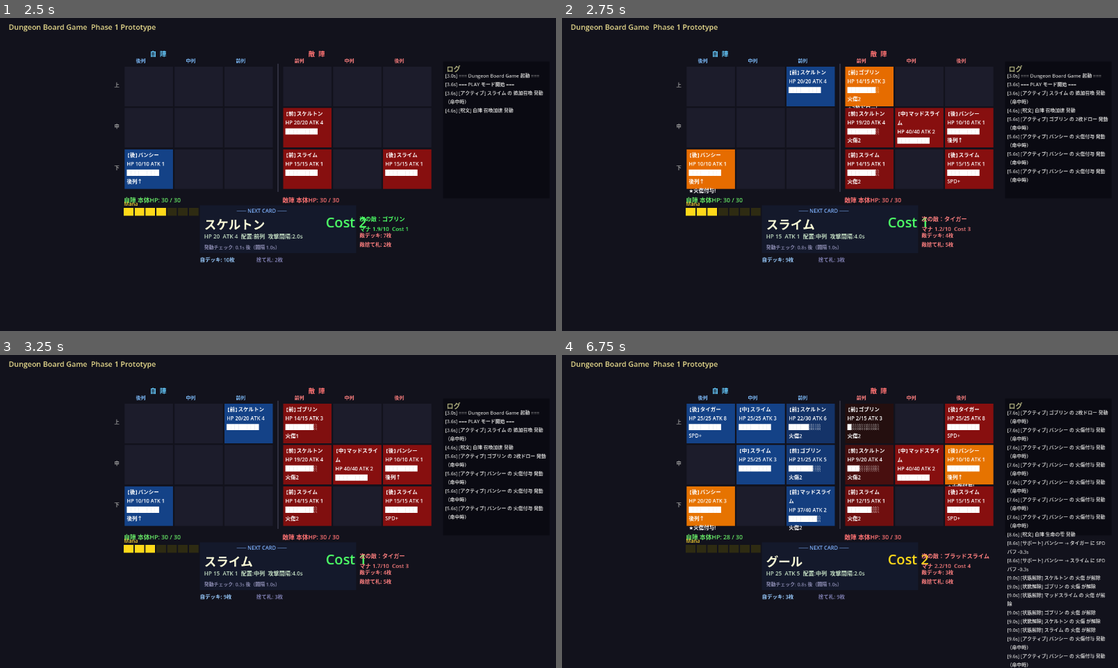
Above: before the commit, frames 1-4 (two rows, left to right).
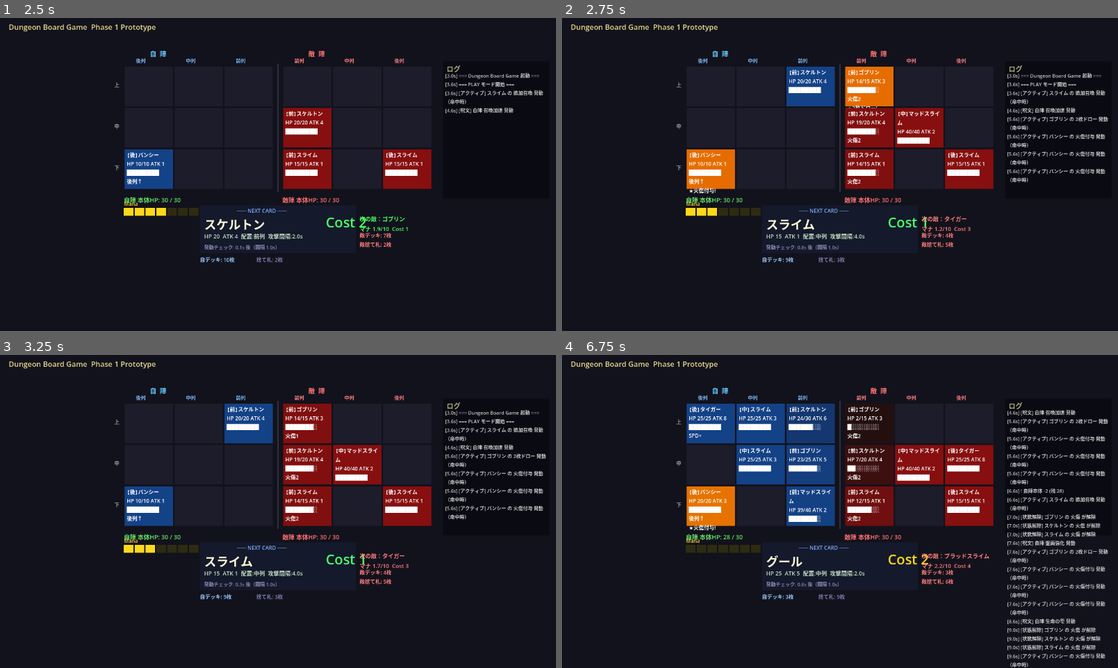
Above: after the commit, the same moments.

Repository: kazumak334-create/dungeon-board-game
Game: Godot game, scene res://scenes/Main.tscn
The game is run twice, just before and just after one commit, with the same random seed, the same clock (stepped at 60 frames per second) and the same inputs.
Inputs (mouse positions are in pixels of both pictures, inside the frame that each line leads up to):
- Up to frame 1 (2.5 s): click "PLAY" at 0.5 s; tap Enter at 1.25 s; move the mouse to (400, 158) at 1.27 s; click (400, 158) at 1.42 s; tap Space at 2 s; drag from (166, 190) to (250, 237) at 2.02 s
- Up to frame 2 (2.75 s): no input
- Up to frame 3 (3.25 s): move the mouse to (333, 442) at 2.77 s; click (333, 442) at 2.92 s
- Up to frame 4 (6.75 s): tap Enter at 3.5 s; drag from (812, 574) to (673, 464) at 3.52 s; move the mouse to (1006, 558) at 4.27 s; click (1006, 558) at 4.42 s; drag from (673, 464) to (756, 433) at 5.02 s; move the mouse to (867, 511) at 5.77 s; click (867, 511) at 5.92 s; tap Space at 6.5 s; drag from (756, 433) to (728, 527) at 6.52 s

Frame 1 is identical in both runs. In frame 2, 1.1% of the frame differs, in the area x 68-78%, y 28-53%; in frame 3, 1.1%; in frame 4, 6.1%, in the area x 40-99%, y 15-95%.

Commit message:
fix: place_unitを1行抽選に変更（空き→配置、埋まり→合成or召喚失敗）
Co-Authored-By: Claude Opus 4.6 (1M context) <noreply@anthropic.com>

Diff:
--- a/scripts/BoardManager.gd
+++ b/scripts/BoardManager.gd
@@ -50,29 +50,31 @@
 		col = 2 - col  # 自陣は前列=col2なのでインデックスを反転
 	var rows: Array = [0, 1, 2]
 	rows.shuffle()
-	for row in rows:
-		if board[side][row][col] == null:
-			# 空きマス → 通常配置
-			var placed = unit_data.clone()
-			board[side][row][col] = placed
-			attack_timers[side][row][col] = placed.attack_interval
-			emit_signal("unit_placed", side, row, col, placed)
-			on_board_changed()
-			if col == 1 and event_queue != null:
-				var front_col: int = 2 if side == 0 else 0
-				event_queue.push(EventQueue.PRIORITY_BOARD, null, null, "promote_check", 0.0,
-					{"side": side, "row": row, "col": front_col})
-			_init_skill_timers(placed)
-			_push_summon_effects(side, row, col, placed)
+	# 抽選で1行を決定
+	var row: int = rows[0]
+	if board[side][row][col] == null:
+		# 空きマス → 通常配置
+		var placed = unit_data.clone()
+		board[side][row][col] = placed
+		attack_timers[side][row][col] = placed.attack_interval
+		emit_signal("unit_placed", side, row, col, placed)
+		on_board_changed()
+		if col == 1 and event_queue != null:
+			var front_col: int = 2 if side == 0 else 0
+			event_queue.push(EventQueue.PRIORITY_BOARD, null, null, "promote_check", 0.0,
+				{"side": side, "row": row, "col": front_col})
+		_init_skill_timers(placed)
+		_push_summon_effects(side, row, col, placed)
+		return true
+	else:
+		# マスが埋まっている → 盤面合成チェック
+		var existing = board[side][row][col]
+		var result = _check_synthesis(existing.unit_name, unit_data)
+		if result != null:
+			_execute_synthesis(side, row, col, existing, result)
 			return true
-		else:
-			# マスが埋まっている → 盤面合成チェック
-			var existing = board[side][row][col]
-			var result = _check_synthesis(existing.unit_name, unit_data)
-			if result != null:
-				_execute_synthesis(side, row, col, existing, result)
-				return true
-	print("[BoardManager] 配置失敗: side=%d col=%d は満杯" % [side, col])
+	# 合成不成立 → 召喚失敗
+	print("[BoardManager] 召喚失敗: side=%d row=%d col=%d" % [side, row, col])
 	return false
 
 func _check_synthesis(base_name: String, card: Object) -> Object:
